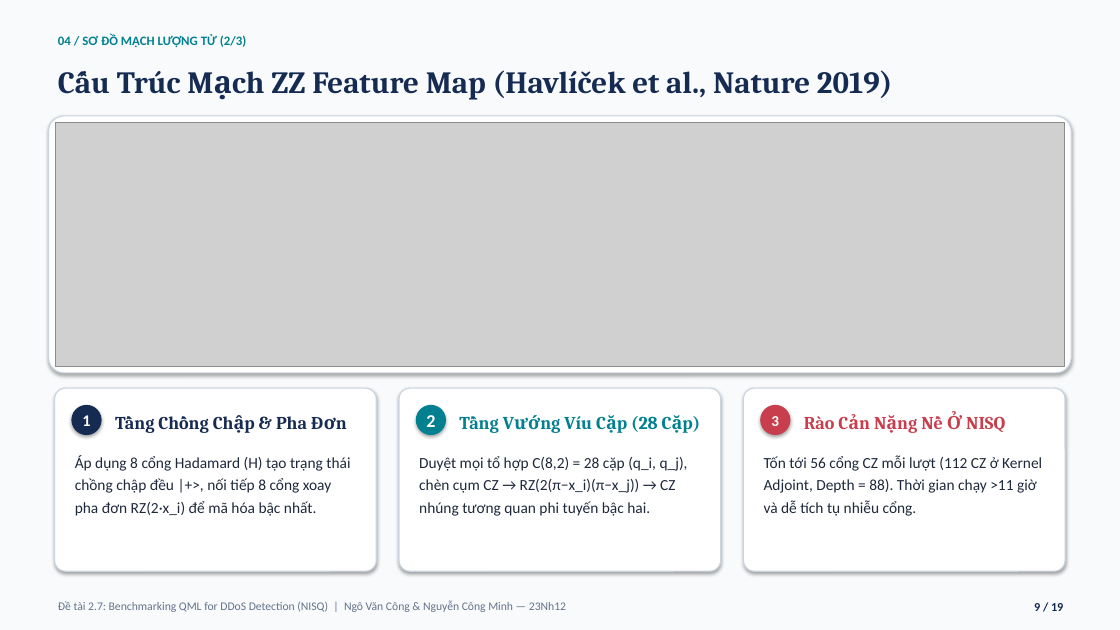
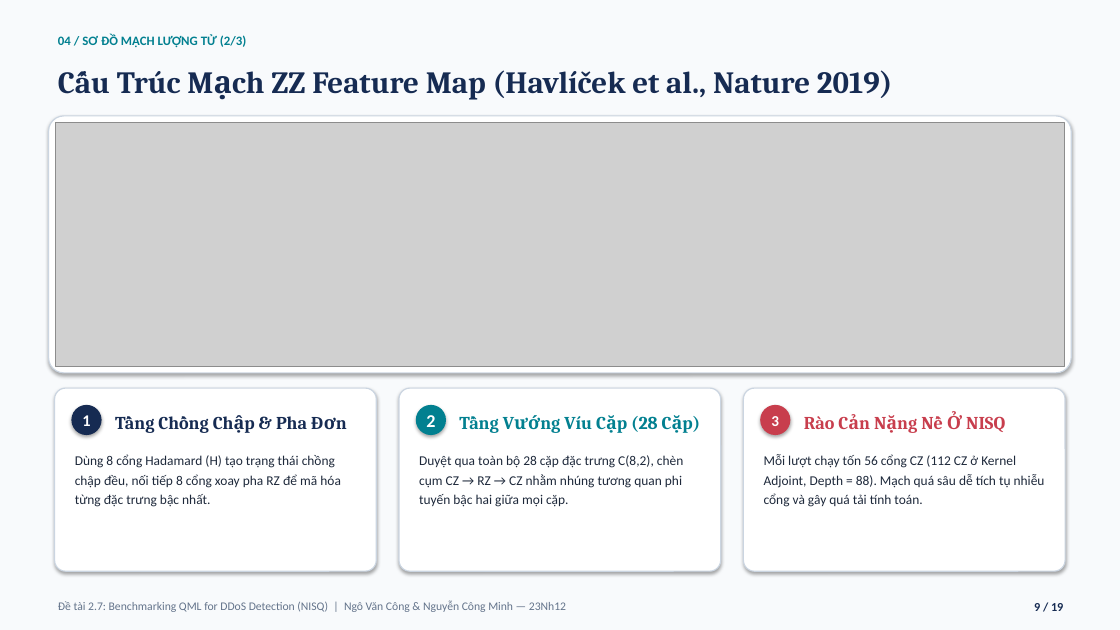
Before and after one commit to vcongggggg/qml-ddos, a slide deck: slide 9 of SLIDE_BAO_CAO_CUOI_KY_MHMM_DeTai_2_7_QML_DDoS_Cong_Minh.pptx. Drawn at 1120x630 pixels with LibreOffice and Linux fonts; fonts in the diff are those of the drawing; grey boxes stand for pictures. Boxes give left, top, right and bottom in pixels: in the first picture for what was removed or moved away, otherwise in the second. Text is boxed around its words. In the diff, an @@ line names an element or a change of style, - is before the commit and + after.

```diff
--- a/SLIDE_BAO_CAO_CUOI_KY_MHMM_DeTai_2_7_QML_DDoS_Cong_Minh.pptx
+++ b/SLIDE_BAO_CAO_CUOI_KY_MHMM_DeTai_2_7_QML_DDoS_Cong_Minh.pptx
@@ text at [75,454,341,507]: text changed; size 13.2 to 11.5 pt @@
-Áp dụng 8 cổng Hadamard (H) tạo trạng thái chồng chập đều |+>, nối tiếp 8 cổng xoay pha đơn RZ(2·x_i) để mã hóa bậc nhất.
+Dùng 8 cổng Hadamard (H) tạo trạng thái chồng chập đều, nối tiếp 8 cổng xoay pha RZ để mã hóa từng đặc trưng bậc nhất.
@@ text at [419,455,683,507]: text changed; size 13.2 to 11.5 pt @@
-Duyệt mọi tổ hợp C(8,2) = 28 cặp (q_i, q_j), chèn cụm CZ → RZ(2(π−x_i)(π−x_j)) → CZ nhúng tương quan phi tuyến bậc hai.
+Duyệt qua toàn bộ 28 cặp đặc trưng C(8,2), chèn cụm CZ → RZ → CZ nhằm nhúng tương quan phi tuyến bậc hai giữa mọi cặp.
@@ text at [764,454,1045,507]: text changed; size 13.2 to 11.5 pt @@
-Tốn tới 56 cổng CZ mỗi lượt (112 CZ ở Kernel Adjoint, Depth = 88). Thời gian chạy >11 giờ và dễ tích tụ nhiễu cổng.
+Mỗi lượt chạy tốn 56 cổng CZ (112 CZ ở Kernel Adjoint, Depth = 88). Mạch quá sâu dễ tích tụ nhiễu cổng và gây quá tải tính toán.
```
Also in this commit, not shown: 3 other slides changed, 1 other file.
